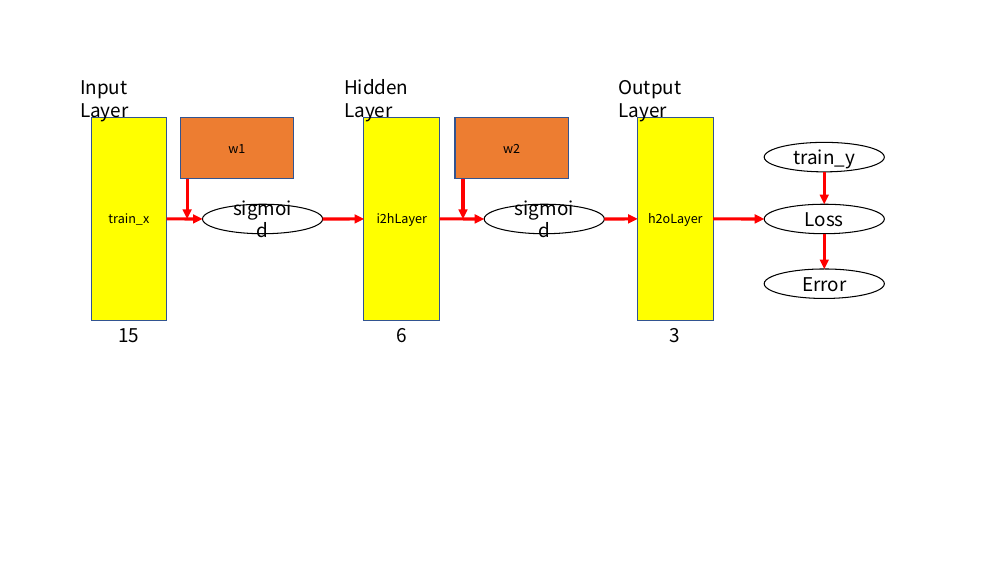
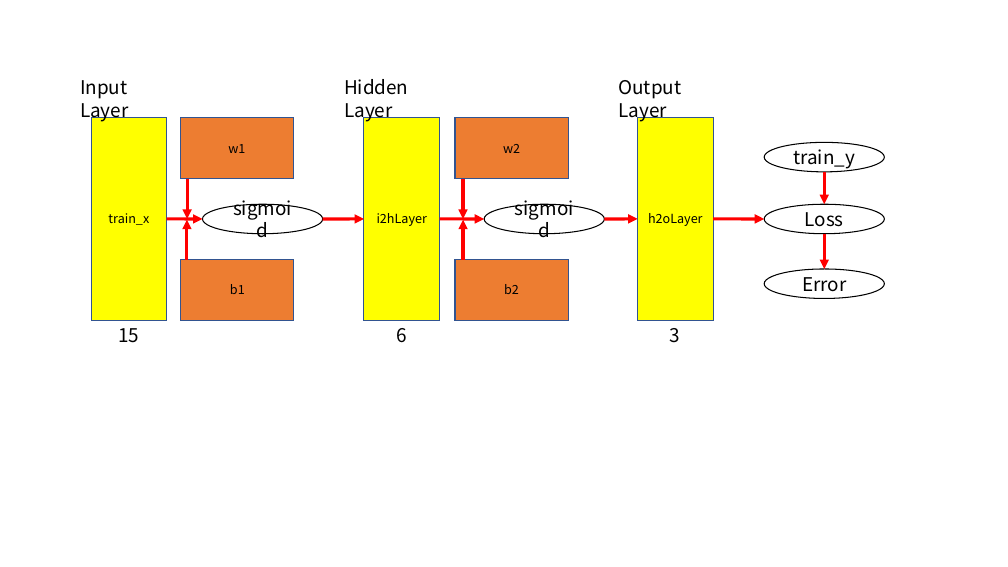
Before and after one commit to AnDeoukKyi/tistory, a slide deck: slide 26 of ml/ML.pptx. Drawn at 1008x567 pixels with LibreOffice and Linux fonts; fonts in the diff are those of the drawing. Boxes give left, top, right and bottom in pixels: in the first picture for what was removed or moved away, otherwise in the second. Text is boxed around its words. In the diff, an @@ line names an element or a change of style, - is before the commit and + after.

```diff
--- a/ml/ML.pptx
+++ b/ml/ML.pptx
@@ arrow added from (187, 260) to (187, 220), #FF0000 3 pt @@
@@ arrow added from (463, 260) to (463, 220), #FF0000 3 pt @@
@@ rectangle added at <box>181,259,294,321</box>, fill #ED7D31, outline #325491 1 pt, 12 pt, text #000000 @@
+b1
@@ rectangle added at <box>455,259,569,321</box>, fill #ED7D31, outline #325491 1 pt, 12 pt, text #000000 @@
+b2
```
Also in this commit, not shown: 1 other slide changed, 1 slide added, 5 other files.
